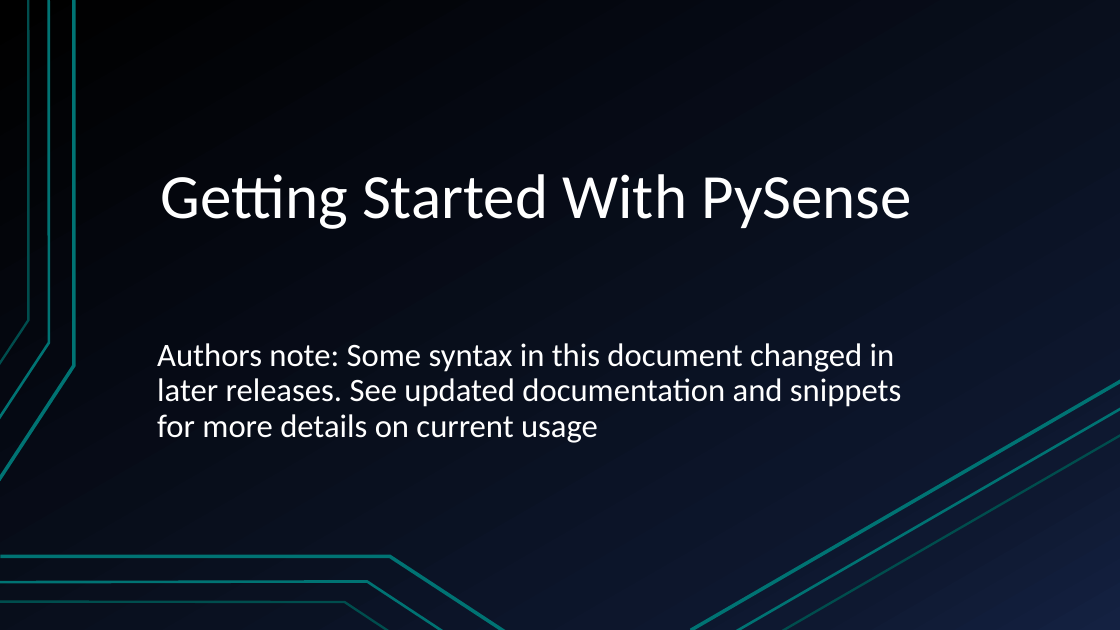
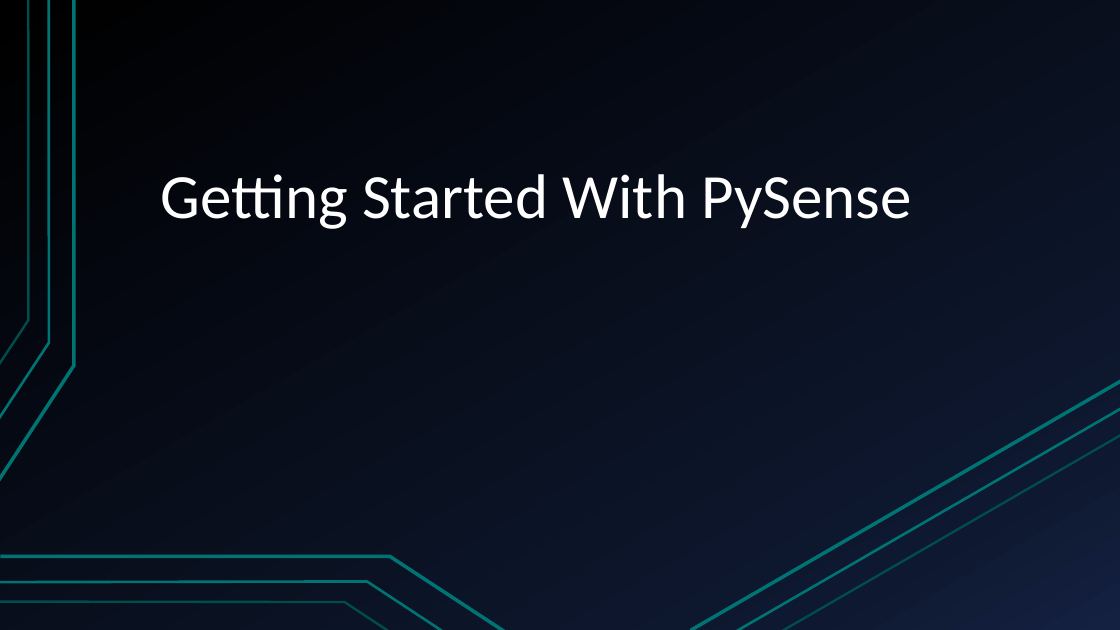
Before and after one commit to nathangiusti/PySense, a slide deck: slide 1 of PySenseTutorial.pptx. Drawn at 1120x630 pixels with LibreOffice and Linux fonts; fonts in the diff are those of the drawing. Boxes give left, top, right and bottom in pixels: in the first picture for what was removed or moved away, otherwise in the second. Text is boxed around its words. In the diff, an @@ line names an element or a change of style, - is before the commit and + after.

```diff
--- a/PySenseTutorial.pptx
+++ b/PySenseTutorial.pptx
@@ text removed at (157, 343, 901, 443) @@
-Authors note: Some syntax in this document changed in later releases. See updated documentation and snippets for more details on current usage
```
Also in this commit, not shown: 2 other slides changed, 1 slide added, 23 other files.
